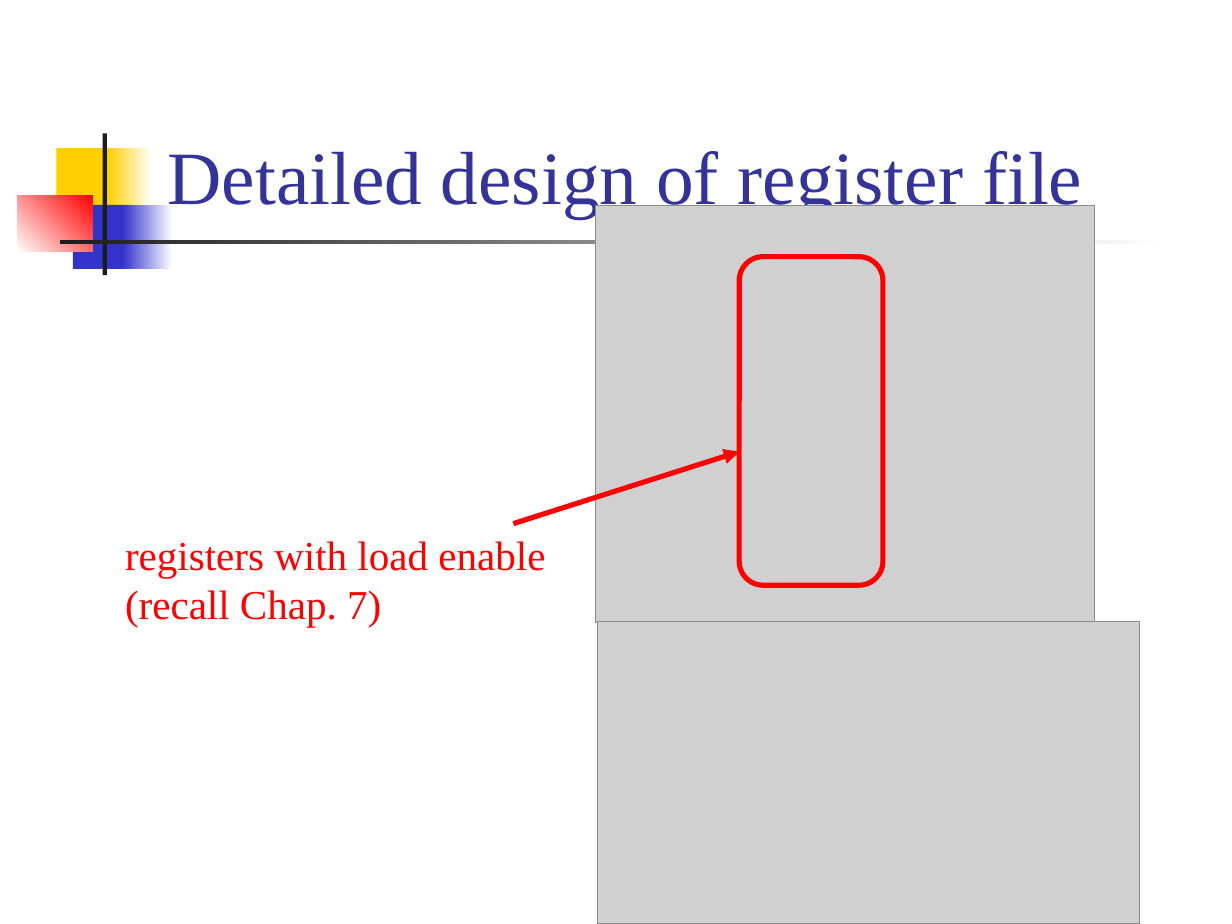
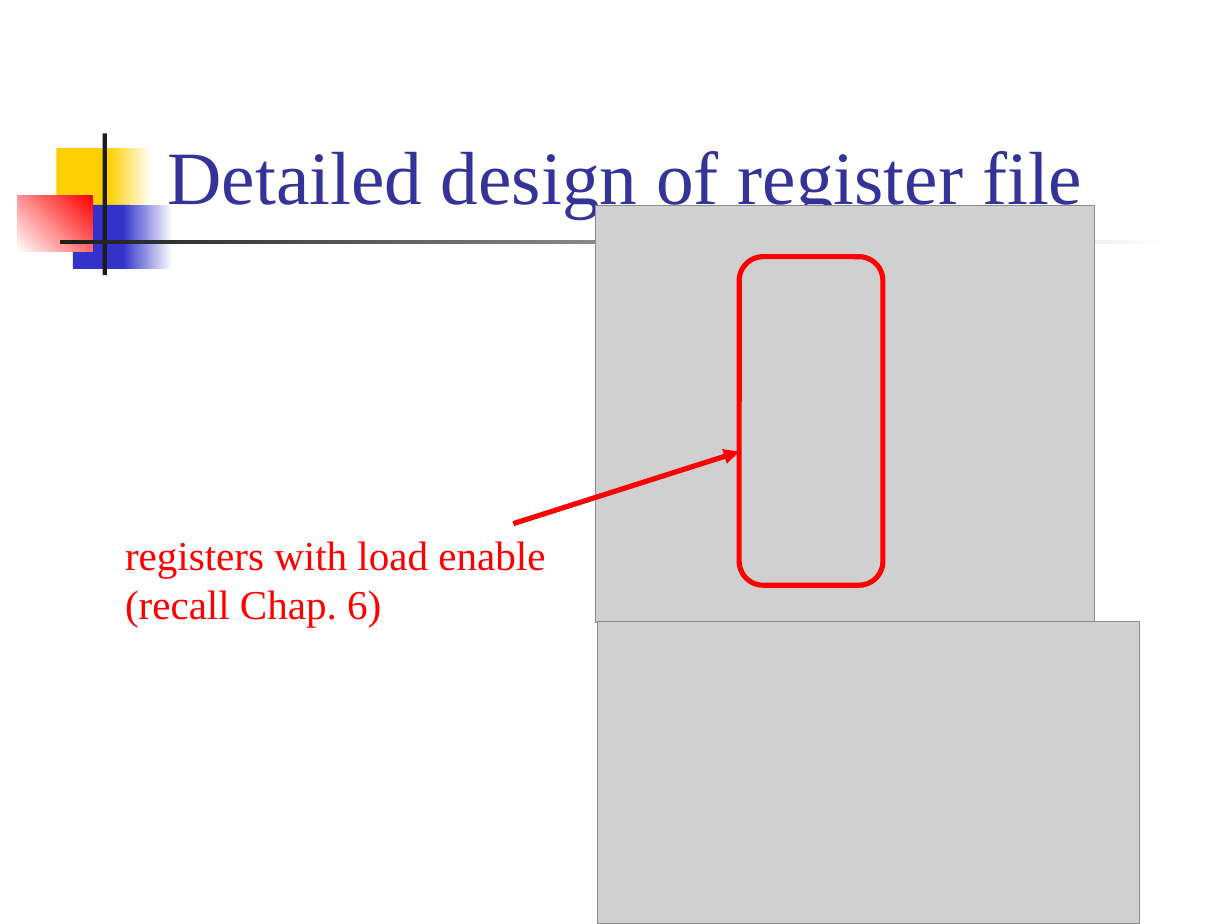
Before and after one commit to CGUSystemCourses/Computer_Org-2017, a slide deck: slide 69 of Lectures/lec09-datapath/lec09-datapath.pptx (slide 70 before the commit). Drawn at 1232x924 pixels with LibreOffice and Linux fonts; fonts in the diff are those of the drawing; grey boxes stand for pictures. Boxes give left, top, right and bottom in pixels: in the first picture for what was removed or moved away, otherwise in the second. Text is boxed around its words. In the diff, an @@ line names an element or a change of style, - is before the commit and + after.

Commit message:
revise slides

```diff
--- a/Lectures/lec09-datapath/lec09-datapath.pptx
+++ b/Lectures/lec09-datapath/lec09-datapath.pptx
@@ text at (125, 590, 381, 627): text changed @@
-(recall Chap. 7)
+(recall Chap. 6)
```
Also in this commit, not shown: 1 slide removed.
